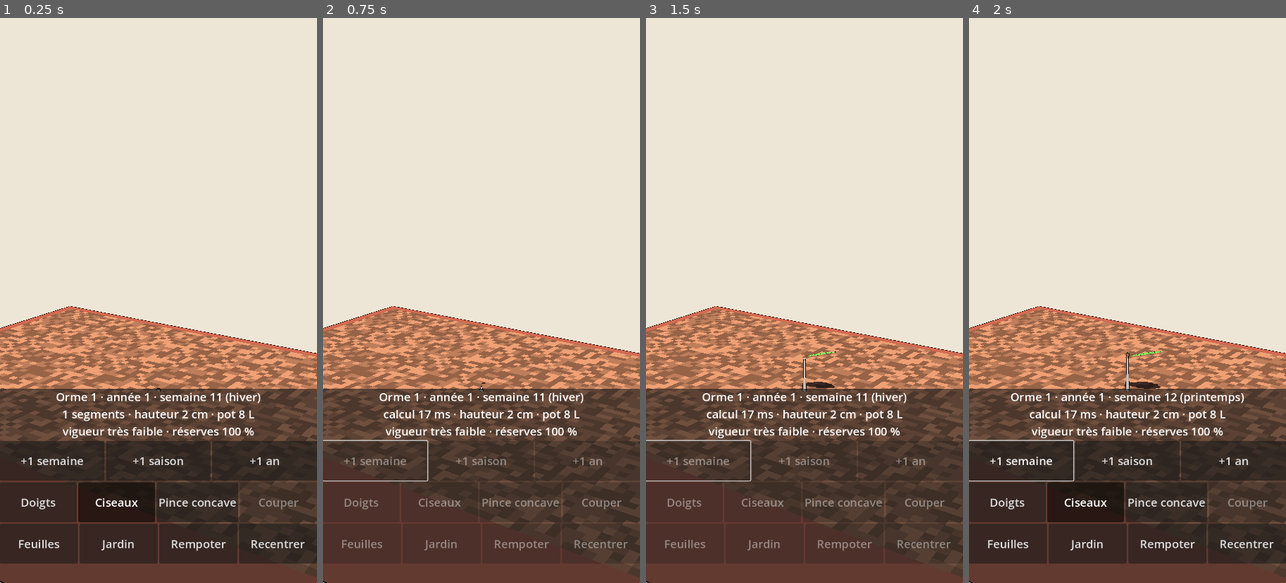
Above: before the commit, frames 1-4 (left to right).
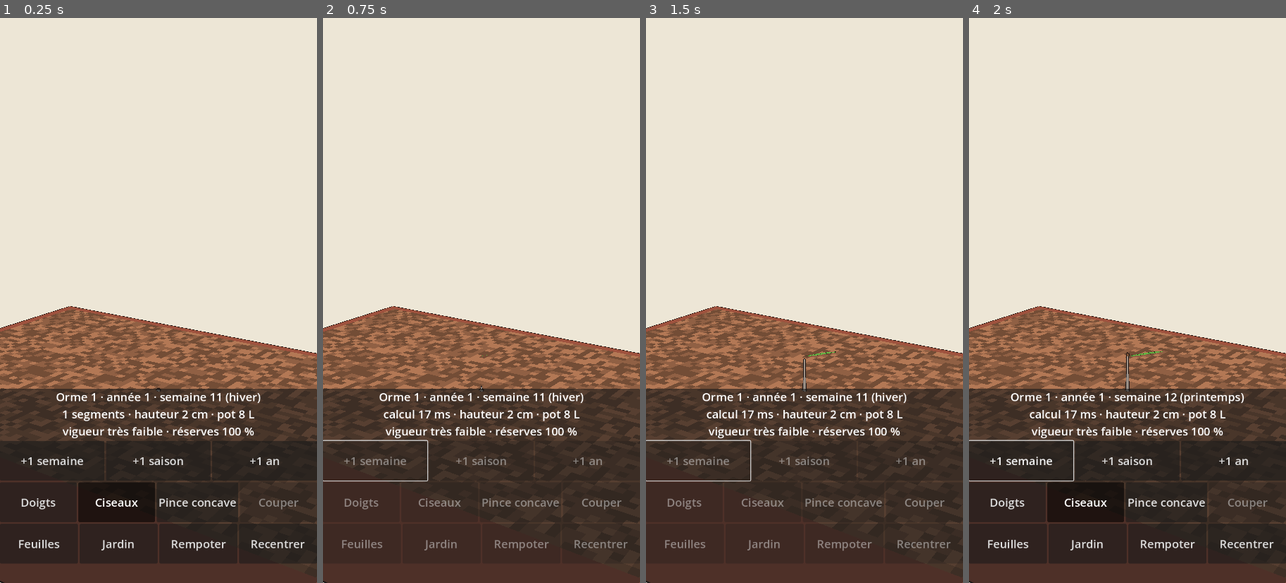
Above: after the commit, the same moments.

Repository: Ankool29/bonzai
Game: Godot game, scene res://scenes/main.tscn
Same seed, same stepped clock (60 frames per second), same inputs: the game is played once before the commit and once after it.
Inputs (mouse positions are in pixels of both pictures, inside the frame that each line leads up to):
- Up to frame 1 (0.25 s): no input
- Up to frame 2 (0.75 s): click "+1 semaine" at 0.5 s
- Up to frame 3 (1.5 s): move the mouse to (874, 272) at 1.27 s; click (874, 272) at 1.42 s
- Up to frame 4 (2 s): no input

The runs differ from the first frame. In frame 1, 11% of the frame differs, in the area x 0-100%, y 51-100%; in frame 2, 11%; in frame 3, 11%; in frame 4, 11%.

Commit message:
Moins de chauffe : pas d'ombres pendant le travail, 30 images/s au repos, rameaux fins et bourgeons à 6 faces
Co-Authored-By: Claude Opus 5.5 <noreply@anthropic.com>
Claude-Session: https://claude.ai/code/session_01MAppfJEzF7Td7hJP7q14tM

Diff:
--- a/scripts/main.gd
+++ b/scripts/main.gd
@@ -31,6 +31,7 @@
 var task := -1        # calcul de la période en cours (WorkerThreadPool), -1 si aucun
 var built := []       # résultat du calcul : maillages de fin de période
 var calc_ms := 0      # durée du dernier calcul
+var last_touch := 0   # ms du dernier toucher (cadence d'affichage)
 var anim_t0 := 0.0    # période animée (semaines)
 var anim_t1 := 0.0
 var anim_now := 0.0
@@ -71,7 +72,7 @@
 	var sun := DirectionalLight3D.new()
 	sun.rotation_degrees = Vector3(-55, 35, 0)
 	sun.light_energy = 1.1
-	sun.shadow_enabled = true
+	sun.shadow_enabled = false  # pas d'ombres pendant le travail (chauffe) ; elles serviront à l'exposition
 	sun.directional_shadow_max_distance = 3.0  # ombres nettes sur la petite scène
 	world.add_child(sun)
 	world.add_child(wood_mi)
@@ -341,6 +342,9 @@
 
 
 func _process(delta: float) -> void:
+	# 30 images/s au repos, 60 quand on touche l'écran ou que l'arbre bouge (l'écran du téléphone va jusqu'à 120)
+	var active := playing or gliding or task >= 0 or Time.get_ticks_msec() - last_touch < 2000
+	Engine.max_fps = 60 if active else 30
 	if msg.visible and Time.get_ticks_msec() > msg_until:
 		msg.visible = false
 	if gliding:  # glissement doux vers le point choisi par double-tap
@@ -488,6 +492,11 @@
 func _update_cam() -> void:
 	cam.position = target + Vector3(cos(pitch) * sin(yaw), sin(pitch), cos(pitch) * cos(yaw)) * dist
 	cam.look_at(target)
+
+
+func _input(ev: InputEvent) -> void:
+	if ev is InputEventScreenTouch or ev is InputEventScreenDrag:
+		last_touch = Time.get_ticks_msec()
 
 
 func _unhandled_input(ev: InputEvent) -> void:
--- a/scripts/tree_mesh.gd
+++ b/scripts/tree_mesh.gd
@@ -7,6 +7,7 @@
 ## - pin : aiguilles par paires dessinées en géométrie (deux triangles fins croisés).
 
 const SIDES := 12
+var sides := SIDES  # faces des anneaux en cours : 6 pour les rameaux fins et les bourgeons
 const LEAF_PTS := 14                       # points du bord d'un côté de la feuille
 const SELECTED := Color(0.95, 0.2, 0.12, 0.7)
 const WEAK := Color(0.8, 0.7, 0.35, 0.3)     # branche qui s'affaiblit à l'ombre
@@ -139,6 +140,7 @@
 
 ## Un axe : la suite des prolongements depuis i0, en un seul tube à l'épaisseur lissée.
 func _axis(i0: int, seg_f: PackedFloat32Array, seg_col: PackedColorArray) -> void:
+	sides = 6 if sim.segs[i0].radius < 0.00075 else SIDES  # rameau de moins de 1,5 mm : 6 faces suffisent
 	var chain: Array[int] = []
 	var k := i0
 	while k >= 0 and seg_f[k] > 0.0:
@@ -274,6 +276,7 @@
 
 ## Bourgeons vivants du bois de moins de 3 ans : latéral à l'aisselle (plaqué contre le rameau), terminal au bout.
 func _buds(s: TreeSim.Seg) -> void:
+	sides = 6
 	var axis := (s.end - s.start).normalized()
 	var born := s.born + s.grow_time
 	var small := 0.7 if sim.whorl > 0 else 1.0  # pin : bourgeons de la couronne plus petits que le terminal
@@ -308,7 +311,7 @@
 		wc0.append(wc0[ring * 4 + e])
 		wc1.append(wc1[ring * 4 + e])
 		wc2.append(wc2[ring * 4 + e])
-	for k in SIDES:
+	for k in sides:
 		idx.append(ring + k + (1 if flip else 0))
 		idx.append(ring + k + (0 if flip else 1))
 		idx.append(t0)
@@ -327,9 +330,9 @@
 	var a := _perp(n)
 	var b := n.cross(a)
 	var base := verts.size()
-	for k in SIDES + 1:
-		var ang := TAU * k / SIDES
-		verts.append(c + (a * cos(ang) + b * sin(ang)) * r if k < SIDES else c)
+	for k in sides + 1:
+		var ang := TAU * k / sides
+		verts.append(c + (a * cos(ang) + b * sin(ang)) * r if k < sides else c)
 		norms.append(n)
 		uvs.append(Vector2.ZERO)
 		uv2s.append(Vector2(3, 0))
@@ -337,14 +340,15 @@
 		wc0.append_array([-1000.0, 1.0, 1.0, -1.0])
 		wc1.append_array([c.x, c.y, c.z, NEVER])
 		wc2.append_array([c.x, c.y, c.z, 0.0])
-	for k in SIDES:
-		idx.append(base + SIDES)
-		idx.append(base + (k + 1) % SIDES)
+	for k in sides:
+		idx.append(base + sides)
+		idx.append(base + (k + 1) % sides)
 		idx.append(base + k)
 
 
 ## Racines de surface provisoires, à la taille du tronc (en attendant les racines simulées).
 func _nebari() -> void:
+	sides = SIDES
 	# Racines de surface : 4 à 7, qui rayonnent depuis l'évasement du tronc et s'enfoncent dans la terre ;
 	# plus longues chez l'érable. Elles suivent l'épaississement du tronc.
 	var r := sim.segs[0].radius
@@ -381,7 +385,7 @@
 	return a.normalized()
 
 
-## Anneau de SIDES+1 sommets (le dernier double le premier pour fermer le motif d'écorce).
+## Anneau de sides+1 sommets (le dernier double le premier pour fermer le motif d'écorce).
 ## UV = (fraction du tour, longueur en m), UV2.x = nombre de cellules d'écorce (~2,5 mm) sur le tour.
 ## a0 = (naissance, durée d'allongement, épaisseur début/fin, séchage), a2 = (départ de la pousse, part de
 ## l'entre-nœud) ; voir shaders/anim.gdshaderinc. a2 nul : l'anneau suit son propre centre.
@@ -397,8 +401,8 @@
 	var lean := up * r * 0.12 * (-1.0 if sim.leaf_years > 0 else 1.0) if up.length() > 0.01 else Vector3.ZERO
 	var cells := maxf(3.0, roundf(TAU * r / 0.0025))
 	var base := verts.size()
-	for k in SIDES + 1:
-		var ang := TAU * k / SIDES
+	for k in sides + 1:
+		var ang := TAU * k / sides
 		var nrm := a * cos(ang) + b * sin(ang)
 		# Anneaux irréguliers (bosses, méplats, renflements) qui varient doucement le long du bois ;
 		# plus marqués sur le bois épais, nuls sur les rameaux fins.
@@ -411,7 +415,7 @@
 			bump += f[1] * pow(maxf(0.0, nrm.dot(f[0])), 3.0)
 		verts.append(c + lean + nrm * r * bump)
 		norms.append(nrm)
-		uvs.append(Vector2(float(k) / SIDES, v))
+		uvs.append(Vector2(float(k) / sides, v))
 		uv2s.append(Vector2(cells, 0))
 		cols.append(col)
 		wc0.append_array([a0.x, a0.y, a0.z, a0.w])
@@ -442,6 +446,7 @@
 
 ## Rameaux morts tombés pendant la période : dessinés jusqu'à leur chute.
 func _fallen() -> void:
+	sides = 6  # brindilles tombées
 	for fl in sim.fallen:
 		var st: Vector3 = fl[0]
 		var en: Vector3 = fl[1]
@@ -454,7 +459,7 @@
 
 
 func _join(r0: int, r1: int) -> void:
-	for k in SIDES:
+	for k in sides:
 		for q in [r0 + k, r1 + k, r0 + k + 1, r0 + k + 1, r1 + k, r1 + k + 1]:
 			idx.append(q)
 
